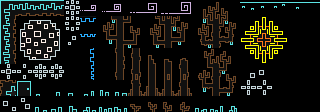
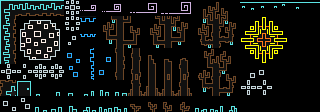
Two versions of the same layered image (320px x 112px). Layer-by-layer changes:
painted on "Pasted Layer" over [left=67, top=53, right=111, bottom=77]
